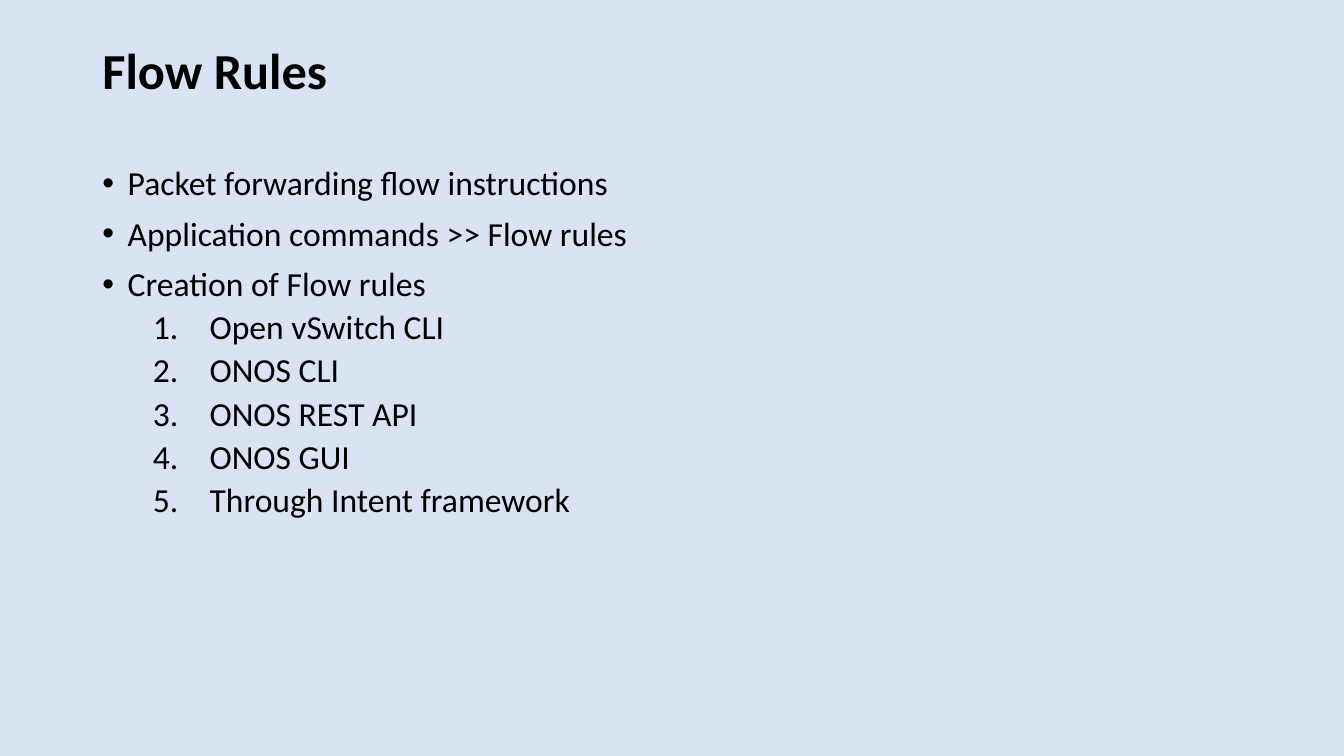
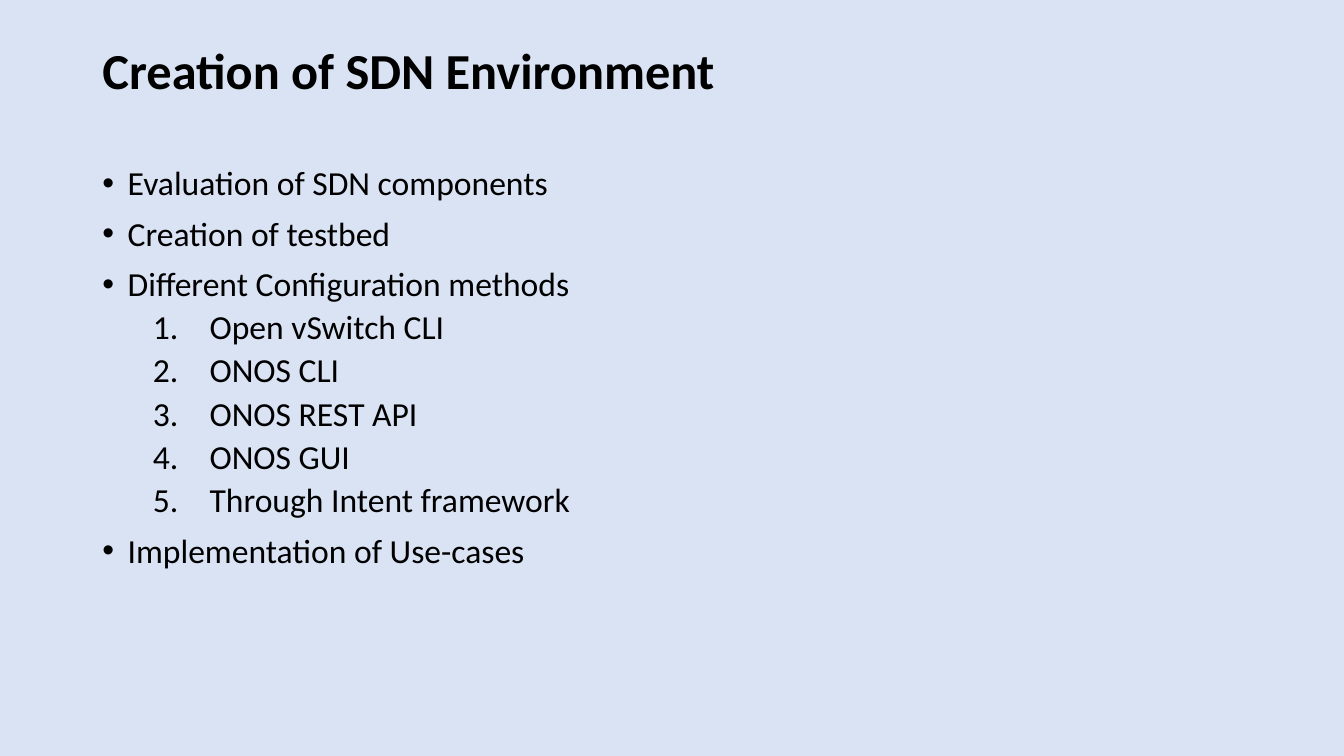
Before and after one commit to harshal-vaze/Software-Defined-Networking-with-ONOS, a slide deck: slide 5 of Thesis.pptx. Drawn at 1344x756 pixels with LibreOffice and Linux fonts; fonts in the diff are those of the drawing. Boxes give left, top, right and bottom in pixels: in the first picture for what was removed or moved away, otherwise in the second. Text is boxed around its words. In the diff, an @@ line names an element or a change of style, - is before the commit and + after.

Commit message:
updates

```diff
--- a/Thesis.pptx
+++ b/Thesis.pptx
@@ title at bbox=[102, 53, 715, 90]: text changed @@
-Flow Rules
+Creation of SDN Environment
@@ text at bbox=[128, 171, 569, 302]: text changed @@
-• Packet forwarding flow instructions
-• Application commands >> Flow rules
-• Creation of Flow rules
+• Evaluation of SDN components
+• Creation of testbed
+• Different Configuration methods
@@ text at bbox=[128, 539, 525, 569]: paragraph added @@
+• Implementation of Use-cases
```
Also in this commit, not shown: 3 other slides changed, 1 slide added, 1 slide removed.
